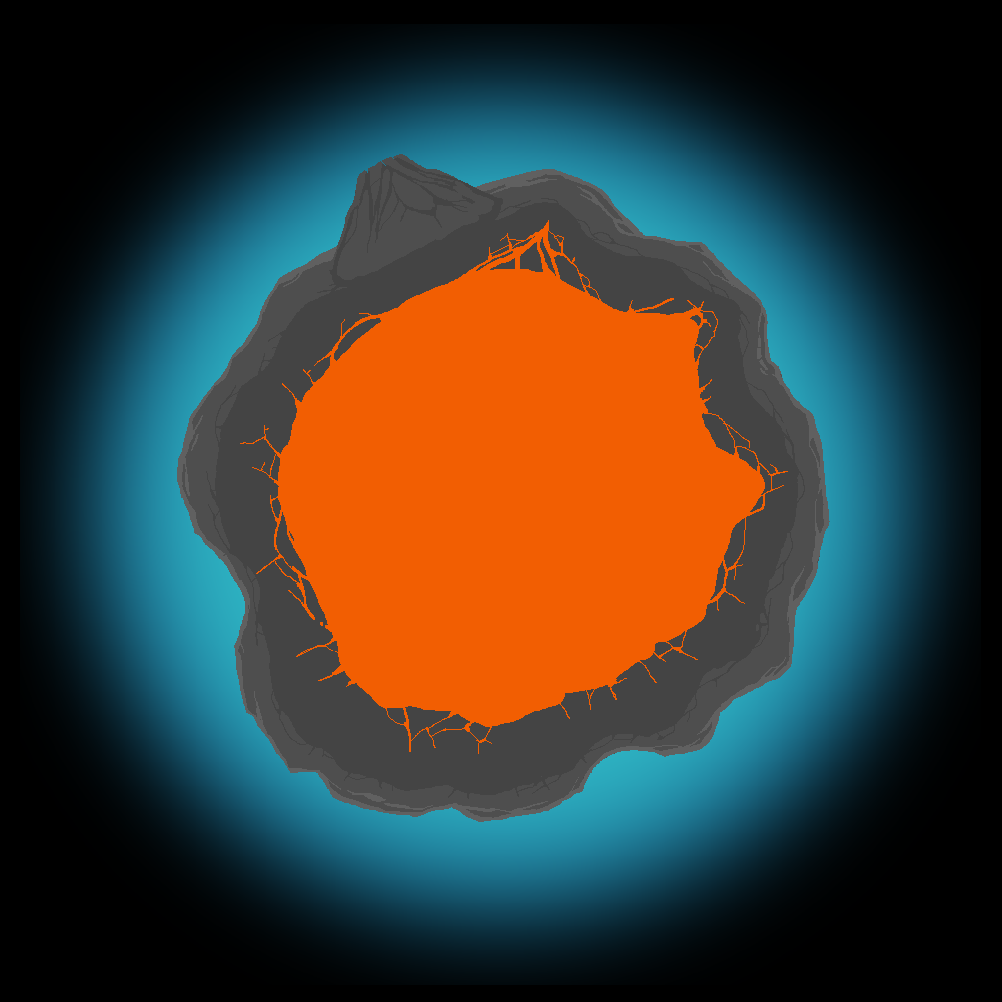
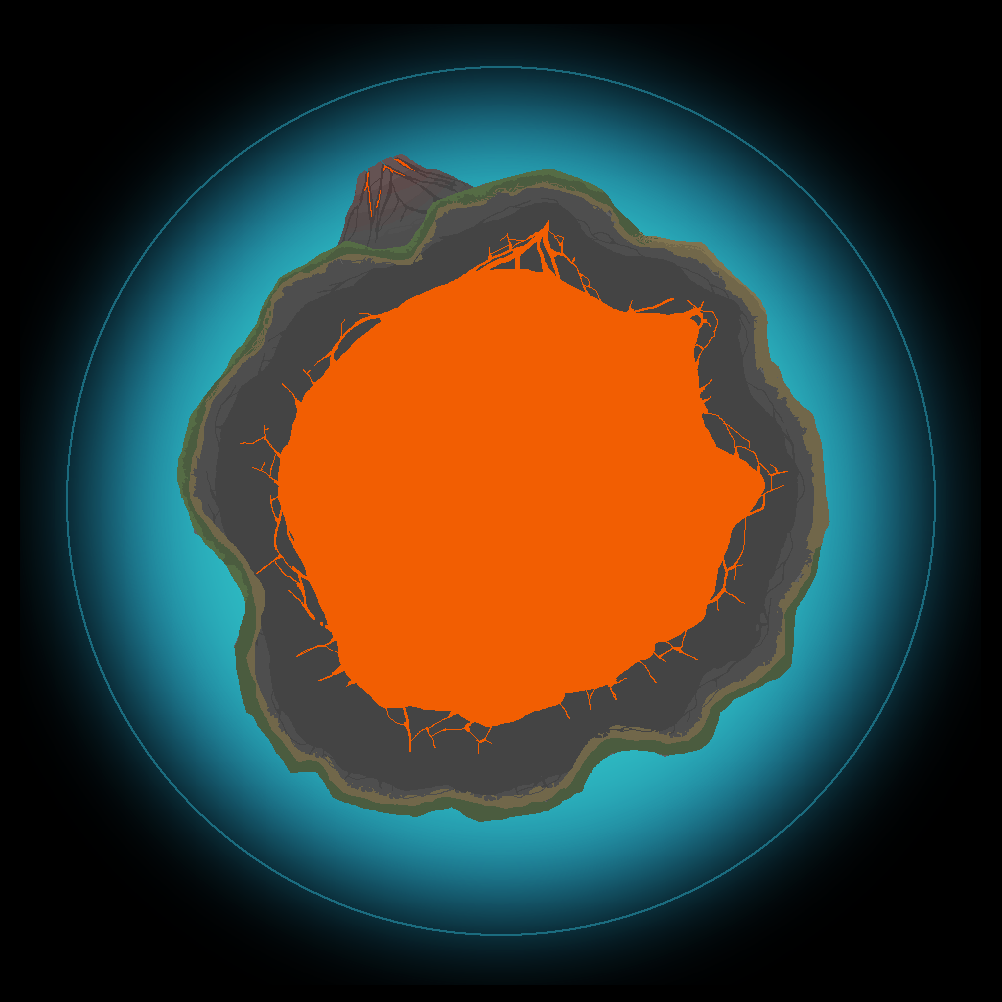
Layer changes from the first 1002 × 1002 image to the second:
showed "Grass", painted on it over (177, 169, 830, 822)
hid "Layer 18", painted on it over (329, 154, 503, 287)
added layer "Layer 18 copy 2" in group "Rocks" over (329, 154, 503, 287)
renamed "Layer 13 copy" to "Layer 19", painted on it over (66, 66, 936, 936)
